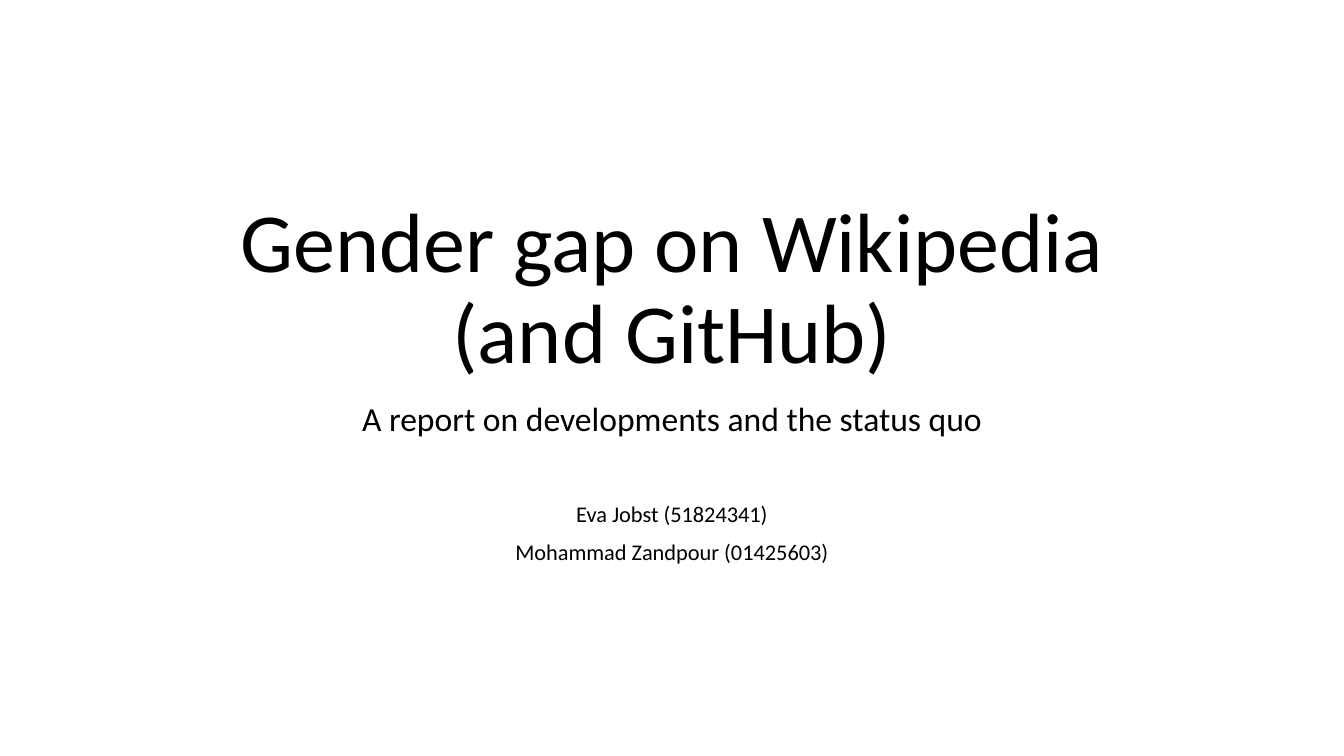
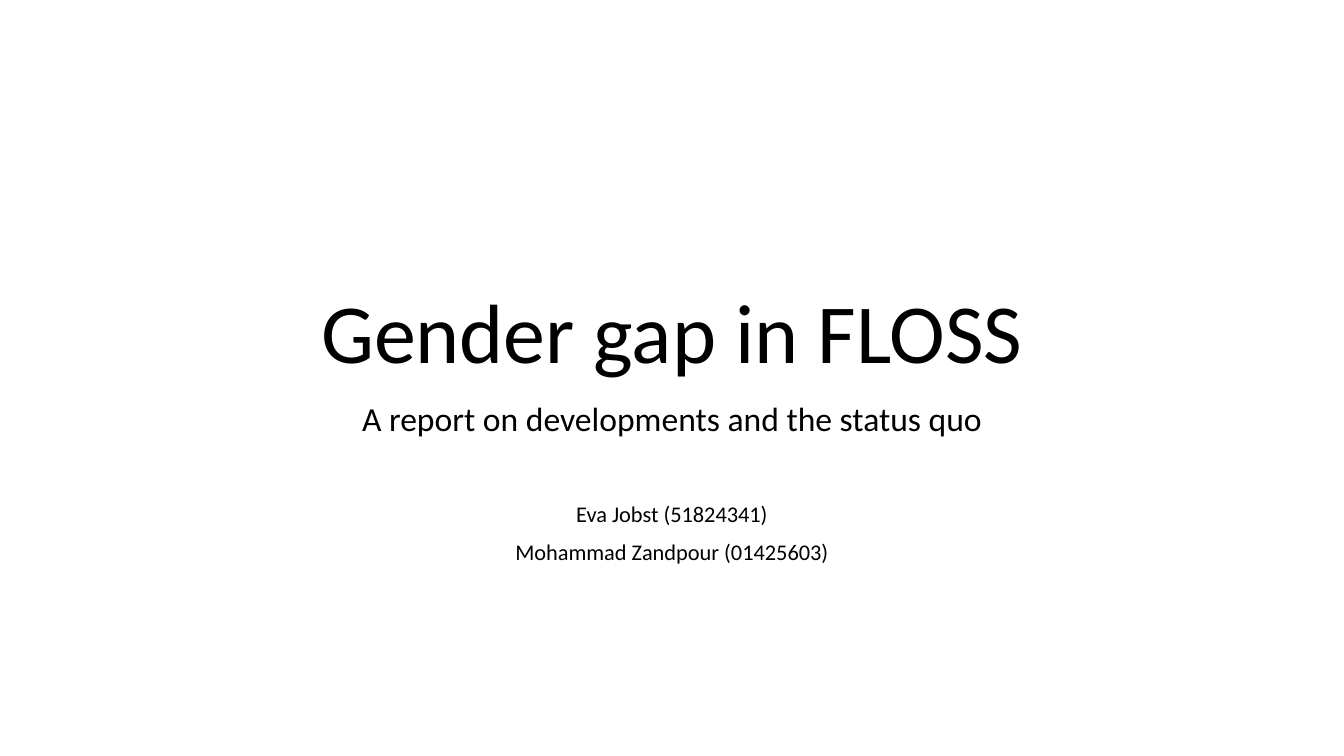
Before and after one commit to EvaJobst/FOT-Paper, a slide deck: slide 1 of Paper - Presentation.pptx. Drawn at 1344x756 pixels with LibreOffice and Linux fonts; fonts in the diff are those of the drawing. Boxes give left, top, right and bottom in pixels: in the first picture for what was removed or moved away, otherwise in the second. Text is boxed around its words. In the diff, an @@ line names an element or a change of style, - is before the commit and + after.

Commit message:
Changed the presentation title

```diff
--- a/Paper - Presentation.pptx
+++ b/Paper - Presentation.pptx
@@ title at (321, 304, 1023, 378): text changed @@
-Gender gap on Wikipedia (and GitHub)
+Gender gap in FLOSS
```
Also in this commit, not shown: 1 other file.
